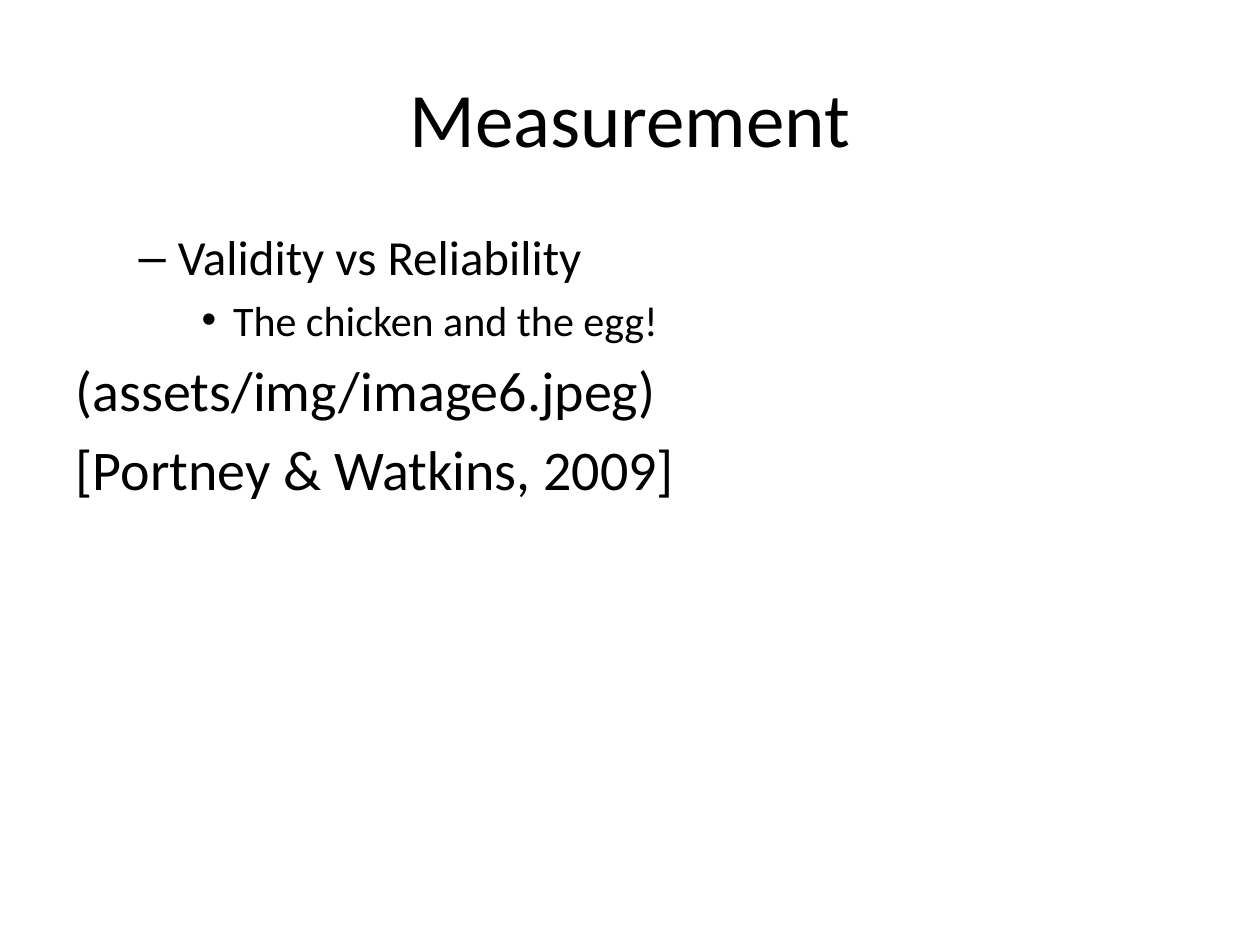
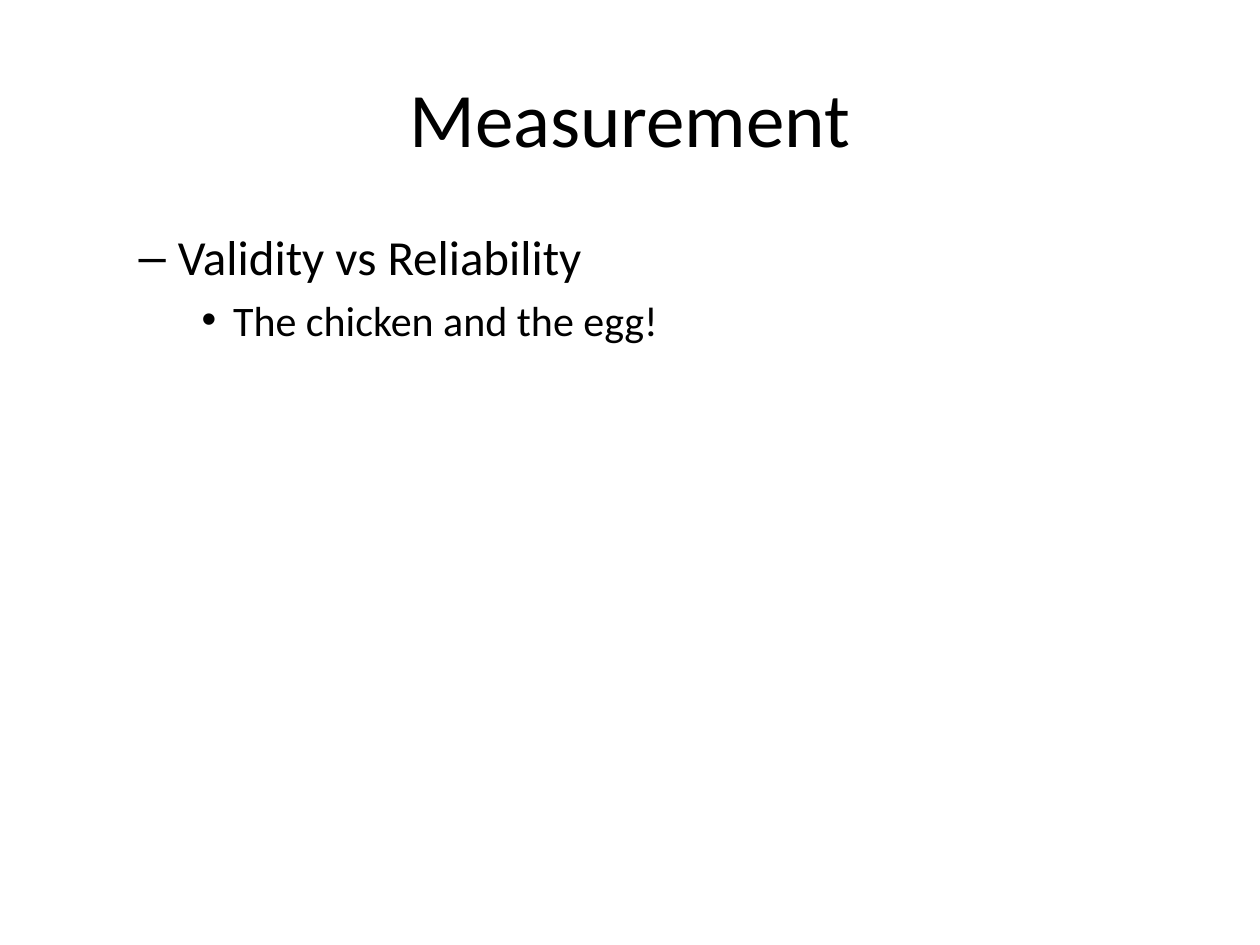
Before and after one commit to classes-medb/5510, a slide deck: slide 49 of src/video-09-validity.pptx (slide 48 before the commit). Drawn at 1260x945 pixels with LibreOffice and Linux fonts; fonts in the diff are those of the drawing. Boxes give left, top, right and bottom in pixels: in the first picture for what was removed or moved away, otherwise in the second. Text is boxed around its words. In the diff, an @@ line names an element or a change of style, - is before the commit and + after.

Commit message:
Added images to videos 8-13

```diff
--- a/src/video-09-validity.pptx
+++ b/src/video-09-validity.pptx
@@ text at [76,370,674,499]: paragraphs removed @@
-(assets/img/image6.jpeg)
-[Portney & Watkins, 2009]
```
Also in this commit, not shown: 2 other slides changed, 7 slides added, 4 slides removed, 11 other files.
